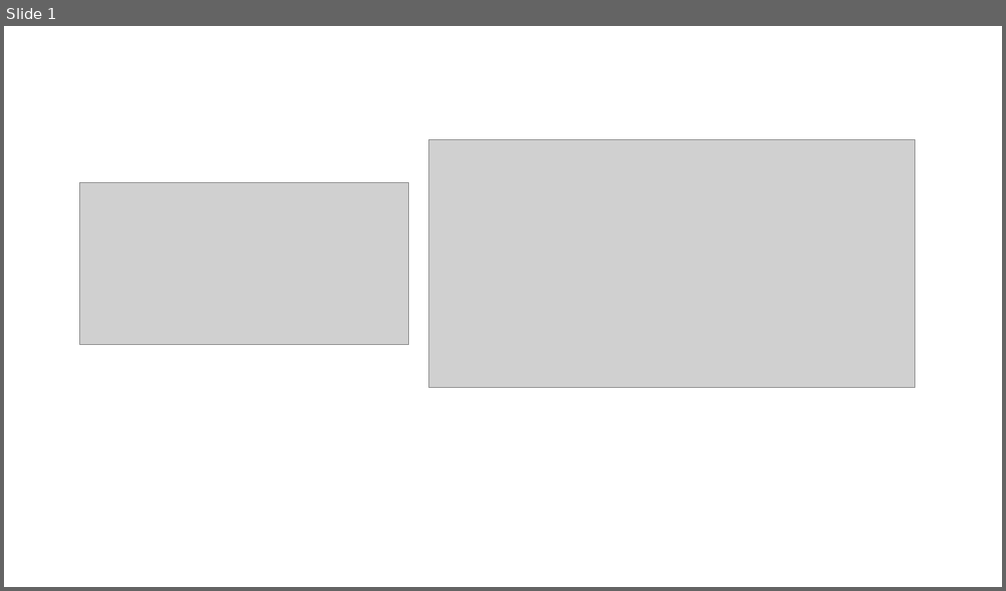
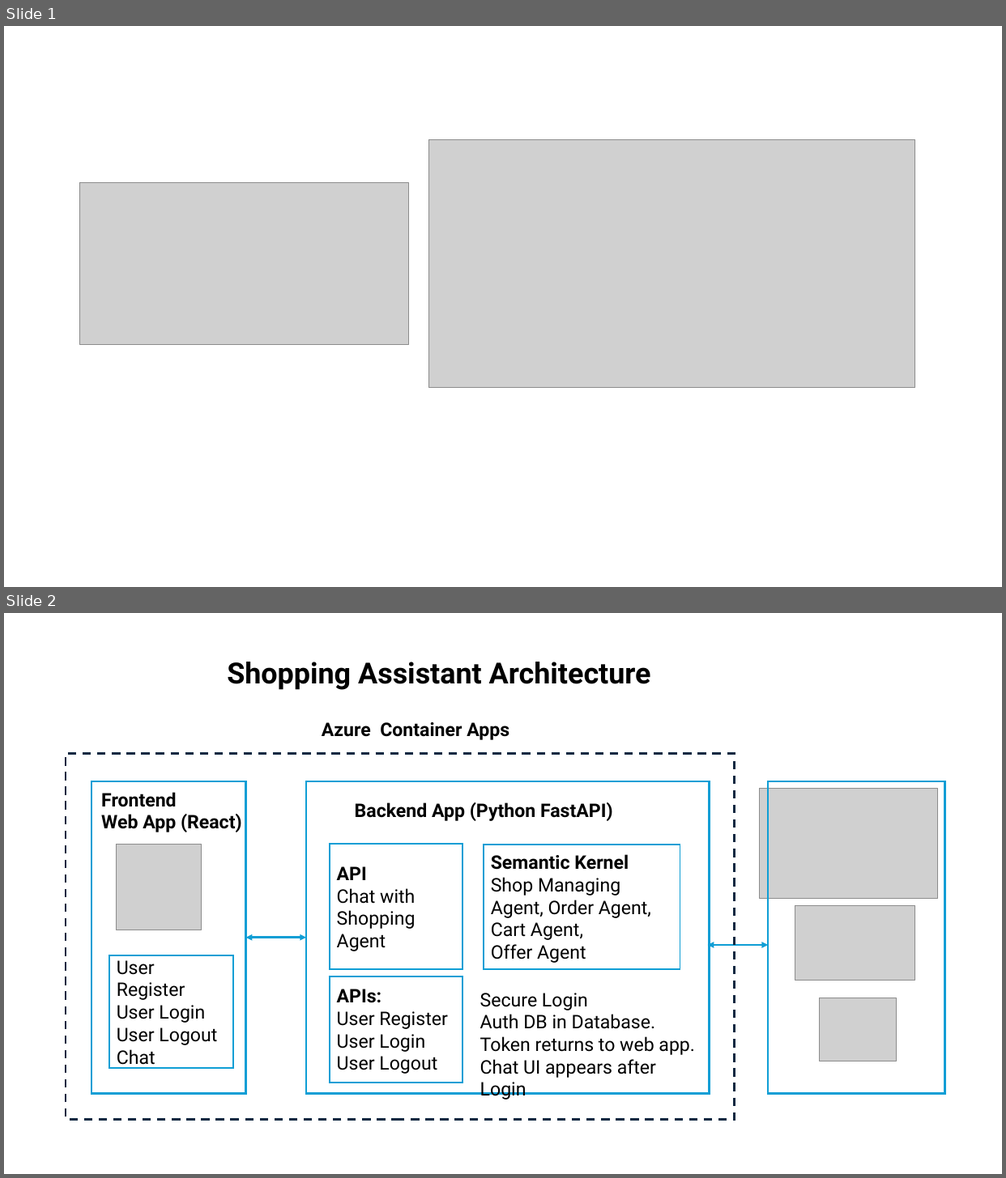
Before and after one commit to gailzmicrosoft/ShopAssistant, a slide deck: docs/Media.pptx. Shown one above the other, each under a label of ours: slide 1 before the commit, slides 1 and 2 after it. The pictures are 1006x591 and 1006x1178 pixels, drawn with LibreOffice and Linux fonts; fonts in the diff are those of the drawing; grey boxes stand for pictures. Boxes give left, top, right and bottom in pixels: in the first picture for what was removed or moved away, otherwise in the second. Text is boxed around its words. In the diff, an @@ line names an element or a change of style, - is before the commit and + after.

Commit message:
architecture diagram

```diff
--- a/docs/Media.pptx
+++ b/docs/Media.pptx
@@ slide 2 added at [4,613,1002,1174], background #FFFFFF @@
@@ text added at [227,662,651,690], 28 pt, text #000000, bold @@
+Shopping Assistant Architecture
@@ text added at [322,722,509,740], 18 pt, text #000000, bold @@
+Azure Container Apps
@@ rectangle added at [66,754,735,1120], outline #0E2841 2 pt dashed @@
@@ rectangle added at [91,781,246,1093], outline #0F9ED5 2 pt @@
@@ rectangle added at [306,781,710,1093], outline #0F9ED5 2 pt @@
@@ rectangle added at [769,781,945,1093], outline #0F9ED5 2 pt @@
@@ text added at [101,792,242,833], 18 pt, text #000000, bold @@
+Frontend
+Web App (React)
@@ text added at [355,803,613,821], 18 pt, text #000000, bold @@
+Backend App (Python FastAPI)
@@ picture added at [760,788,938,898] @@
@@ picture added at [117,845,202,931] @@
@@ rectangle added at [330,845,463,969], outline #0F9ED5 1.5 pt, 18 pt, text #000000 @@
+API
+Chat with Shopping Agent
@@ rectangle added at [484,845,680,969], outline #0F9ED5 1.5 pt, 18 pt, text #000000 @@
+Semantic Kernel
+Shop Managing Agent, Order Agent,
+Cart Agent,
+Offer Agent
@@ picture added at [795,905,915,980] @@
@@ double arrow added from (246, 938) to (306, 938), #0F9ED5 2 pt @@
@@ double arrow added from (708, 945) to (769, 945), #0F9ED5 2 pt @@
@@ rectangle added at [108,956,233,1068], outline #0F9ED5 1.5 pt, 18 pt, text #000000 @@
+User Register
+User Login
+User Logout
+Chat
@@ rectangle added at [330,976,463,1082], outline #0F9ED5 1.5 pt, 18 pt, text #000000 @@
+APIs:
+User Register
+User Login
+User Logout
@@ text added at [480,993,695,1078], 18 pt, text #000000 @@
+Secure Login
+Auth DB in Database.
+Token returns to web app.
+Chat UI appears after Login
@@ picture added at [819,998,897,1061] @@
```
Also in this commit, not shown: 2 other slides added, 6 other files.
